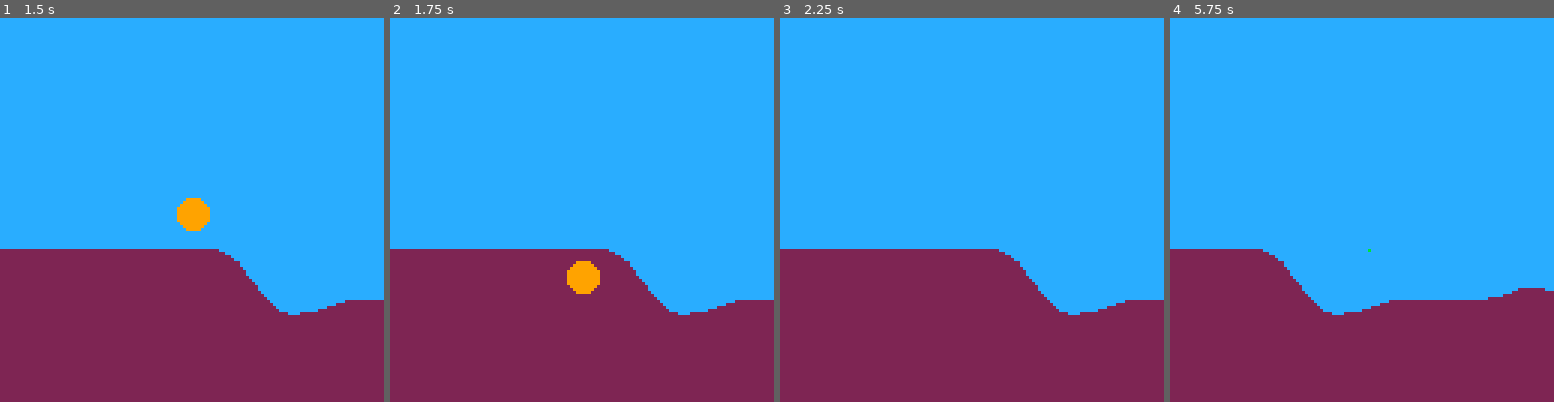
Above: before the commit, frames 1-4 (left to right).
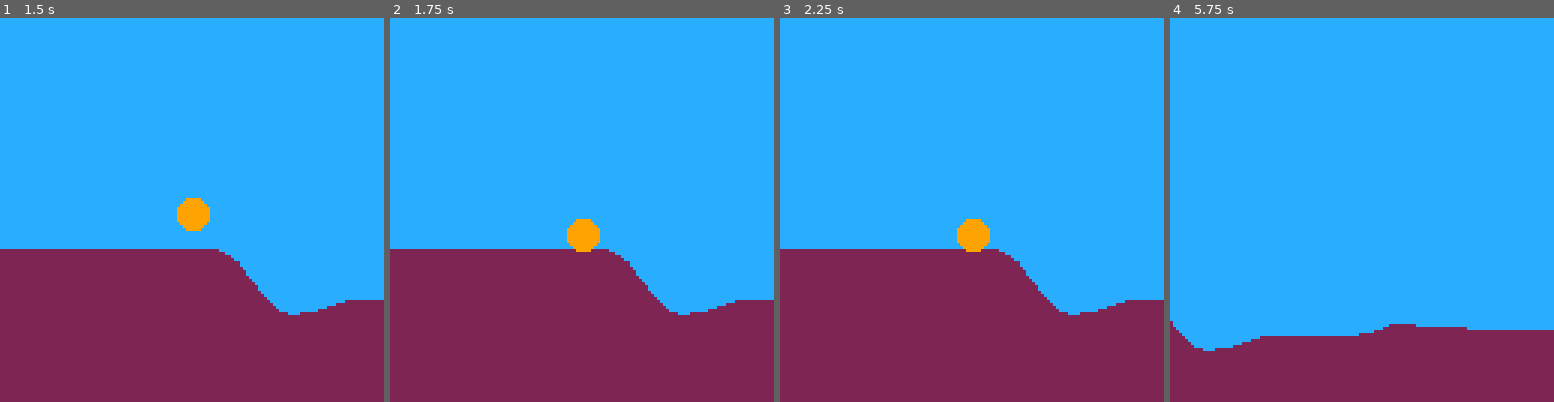
Above: after the commit, the same moments.

Repository: ajbowen249/pico_rico
Game: PICO-8 cartridge pico_rico.p8
Same seed, same stepped clock (60 frames per second), same inputs: the game is played once before the commit and once after it.
Inputs:
- Up to frame 1 (1.5 s): tap X (X key) at 0.33, 0.7, 1.43 s; tap O (Z key) at 1.07 s
- Up to frame 2 (1.75 s): no input
- Up to frame 3 (2.25 s): tap O (Z key) at 1.8 s
- Up to frame 4 (5.75 s): hold Right 2.33-3.33 s; tap O (Z key) every 0.63 s from 2.43 to 5.6 s; tap X (X key) every 0.52 s from 2.58 to 5.68 s; hold Right 3.38-4.22 s; hold Up 4.27-4.67 s; hold Right 4.72-5.72 s

Frame 1 is identical in both runs. In frame 2, 1.2% of the frame differs, in the area x 46-55%, y 52-72%; in frame 3, 0.6%; in frame 4, 13%, in the area x 0-100%, y 60-87%.

Commit message:
more wip

Diff:
--- a/pico_rico.p8
+++ b/pico_rico.p8
@@ -137,99 +137,41 @@
   end)
 end
 
--- eps = 0.0001
-eps = 0.0000152587890625
-
-function sq(x)
-  return x * x
-end
-
--- pulled from
--- https://rosettacode.org/wiki/line_circle_intersection#lua
--- returns the intersection points (if any) of a circle, center 'cp' with radius 'r', and either an infinite line containing the points 'p1' and 'p2' or a
--- segment drawn between those points.
-function line_circle_intersect(p1, p2, cp, r, segment)
-  local res = {}
-  local x0, y0 = cp.x, cp.y
-  local x1, y1 = p1.x, p1.y
-  local x2, y2 = p2.x, p2.y
-  local _a = y2 - y1
-  local _b = x1 - x2
-  local _c = x2 * y1 - x1 * y2
-  local a = sq(_a) + sq(_b)
-  local b, c
-  local bnz = true
-  if abs(_b) >= eps then
-    b = 2 * (_a * _c + _a * _b * y0 - sq(_b) * x0)
-    c = sq(_c) + 2 * _b * _c * y0 - sq(_b) * (sq(r) - sq(x0) - sq(y0))
-  else
-    b = 2 * (_b * _c + _a * _b * x0 - sq(_a) * y0)
-    c = sq(_c) + 2 * _a * _c * x0 - sq(_a) * (sq(r) - sq(x0) - sq(y0))
-    bnz = false
-  end
-
-  local d = sq(b) - 4 * a * c -- discriminant
-  if d < 0 then
-    return res
-  end
-
-  -- checks whether a point is within a segment
-  function within(x, y)
-    local d1 = sqrt(sq(x2 - x1) + sq(y2 - y1)) -- distance between end-points
-    local d2 = sqrt(sq(x - x1) + sq(y - y1))   -- distance from point to one end
-    local d3 = sqrt(sq(x2 - x) + sq(y2 - y))   -- distance from point to other end
-    local d4 = sqrt(sq(cp.x - x) + sq(cp.y - y))   -- distance from center to point
-    local delta = d1 - d2 - d3
-    return abs(delta) < eps and d4 <= r
-  end
-
-  function fx(x)
-      return -(_a * x + _c) / _b
-  end
-
-  function fy(y)
-    return -(_b * y + _c) / _a
-  end
-
-  function rxy(x, y)
-    if (not segment or within(x, y)) then
-      res[#res + 1] = new_point(x, y)
-    end
-  end
-
-  local x, y
-  if d == 0 then
-    -- line is tangent to circle, so just one intersect at most
-    if bnz then
-      x = -b / (2 * a)
-      y = fx(x)
-      rxy(x, y)
+function get_point_distance(p1, p2)
+  local a = p2.x - p1.x
+  local b = p2.y - p1.y
+  return sqrt((a * a) + (b * b))
+end
+
+-- improve: this is way slower than it needs to be...
+-- tried to pull one off of rosettacode and it was very cryptic with issues. would break even when ricos were moving less than one size per frame
+-- the fact that we already rasterize the line at draw time could come in handy here, though...
+-- ... but, then, tying physics to drawing routines sounds bad
+function line_circle_intersect(p1, p2, center, radius)
+    local rise = p2.y - p1.y
+    local run = p2.x - p1.x
+    local slope = rise / run
+
+    local intersecting_points = {}
+
+    local drawing_point = new_point(p1.x, p1.y)
+    while drawing_point.x <= p2.x do
+      local distance = get_point_distance(center, drawing_point)
+      if distance <= radius then
+        intersecting_points[#intersecting_points + 1] = new_point(drawing_point.x, drawing_point.y)
+      end
+      drawing_point.x += 1
+      drawing_point.y += slope
+    end
+
+    if #intersecting_points <= 2 then
+      return intersecting_points
     else
-      y = -b / (2 * a)
-      x = fy(y)
-      rxy(x, y)
-    end
-  else
-    -- two intersects at most
-    d = sqrt(d)
-    if bnz then
-      x = (-b + d) / (2 * a)
-      y = fx(x)
-      rxy(x, y)
-      x = (-b - d) / (2 * a)
-      y = fx(x)
-      rxy(x, y)
-    else
-      y = (-b + d) / (2 * a)
-      x = fy(y)
-      rxy(x, y)
-      y = (-b - d) / (2 * a)
-      x = fy(y)
-      rxy(x, y)
-    end
-  end
-
-  return res
+      return {
+        intersecting_points[1],
+        intersecting_points[#intersecting_points],
+      }
+    end
 end
 
 -->8
@@ -414,7 +356,7 @@
       for point_i, point in ipairs(points) do
         if point_i < #points then
           local next = points[point_i + 1]
-          local intersecting_points = line_circle_intersect(point, next, location, size, true)
+          local intersecting_points = line_circle_intersect(point, next, location, size)
           if #intersecting_points > 0 then
             intersections[#intersections + 1] = {
               points = intersecting_points
@@ -444,8 +386,7 @@
 
       local colliding_segments = get_colliding_segments(next_point, self.size, window)
       if #colliding_segments > 0 then
-        pset(colliding_segments[1].points[1].x, colliding_segments[1].points[1].y, 11)
-        stop()
+        next_point = self.location
         next_velocity.y = 0
       else
         next_velocity.y -= gravity
